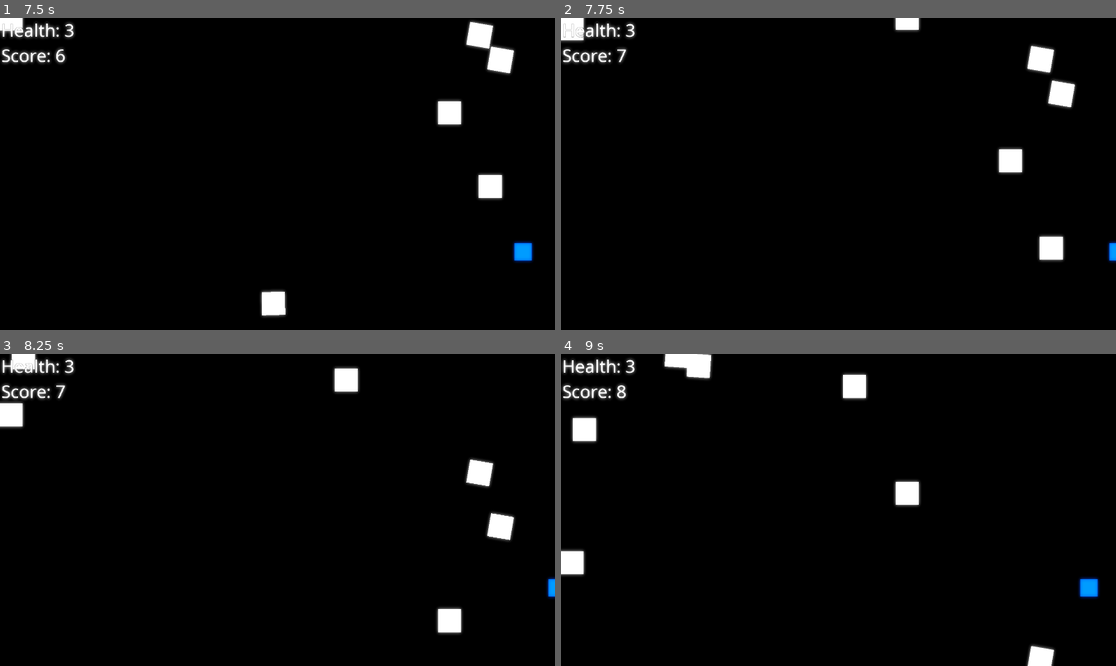
Above: before the commit, frames 1-4 (two rows, left to right).
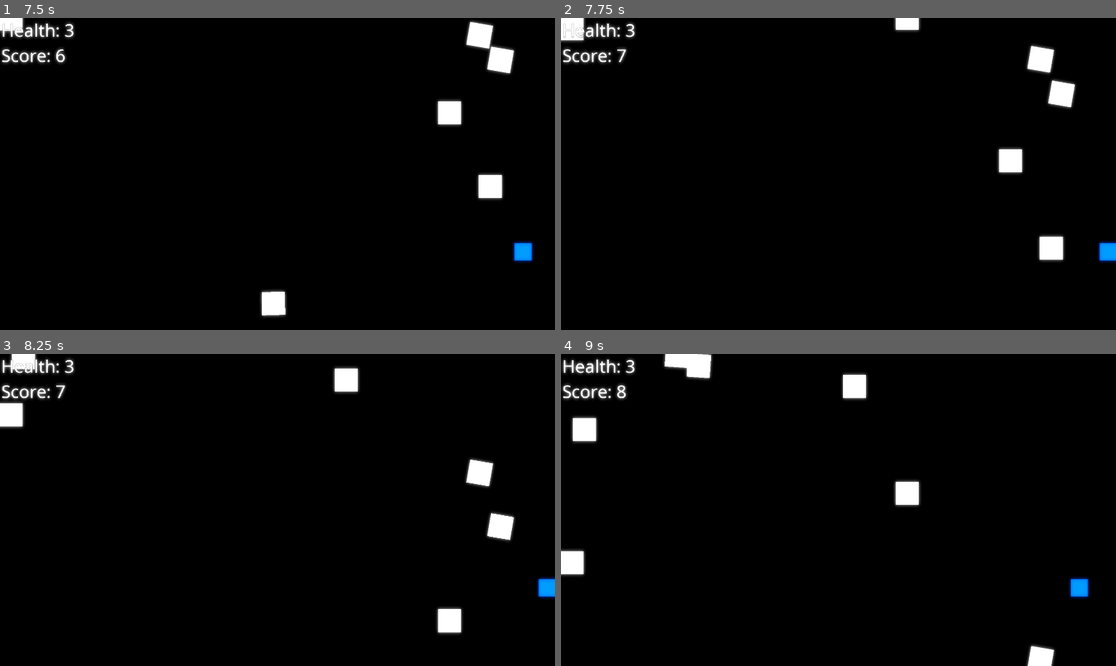
Above: after the commit, the same moments.

Repository: Kirottu/godot-dev
Game: Godot game, scene res://Scenes/MainMenu.tscn
Two runs of this game, one before a commit and one after it. Both use one fixed random seed, a clock stepped at 60 frames per second and the inputs below.
Inputs:
- Up to frame 1 (7.5 s): click "Start Game" at 0.5 s; tap Enter at 1.25 s; hold Right (ui_right) 1.28-2.78 s; hold Left (ui_left) 2.78-5.03 s; hold Right (ui_right) from 5.03 s (still down)
- Up to frame 2 (7.75 s): keep holding Right (ui_right)
- Up to frame 3 (8.25 s): keep holding Right (ui_right)
- Up to frame 4 (9 s): release Right (ui_right) at 8.78 s; hold Left (ui_left) from 8.78 s (still down)

Frame 1 is identical in both runs. In frame 2, 0.1% of the frame differs, in the area x 96-99%, y 71-79%; in frame 3, 0.1%; in frame 4, 0.3%, in the area x 91-97%, y 71-79%.

Commit message:
fixed cube halfway trough wall glitch

Diff:
--- a/cube_smth/Scripts/Pertti.gd
+++ b/cube_smth/Scripts/Pertti.gd
@@ -11,20 +11,22 @@
 var invinsibility = 90
 var speed = 500
 var movement = Vector2()
+var halfsize
 
 signal collision
 signal done
 
 func _ready():
 	sprite.set_texture(load(Settings.pertti))
+	halfsize = sprite.scale.x * sprite.texture.get_size().x / 2
 
 func _physics_process(delta):
 	if invinsibility > 0:
 		invinsibility -= 1
 
-	if not self.position.x <= 0 and Input.is_action_pressed("ui_left") and !gameover:
+	if not self.position.x - halfsize <= 0 and Input.is_action_pressed("ui_left") and !gameover:
 		movement.x = -speed
-	if not self.position.x >= get_viewport().size.x and Input.is_action_pressed("ui_right") and !gameover:
+	if not self.position.x + halfsize >= get_viewport().size.x and Input.is_action_pressed("ui_right") and !gameover:
 		movement.x = speed
 	move_and_slide(movement)
 	movement.x = 0
Not shown, changed: cube_smth/export_presets.cfg
Not shown, changed: Builds/cube.x86_64
